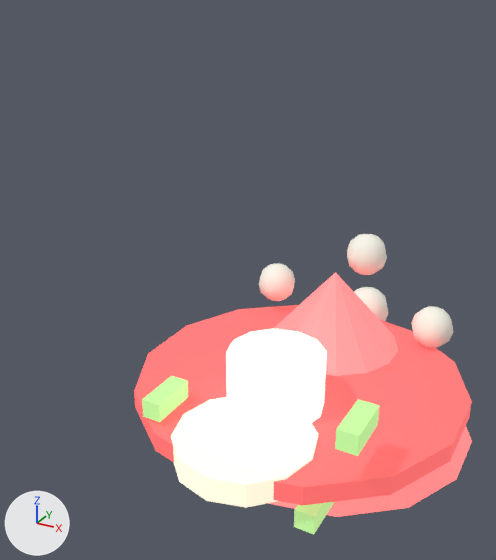
Before and after pictures for a commit that changed the glTF model assets/procedural/pretty/mushroom_red.glb.
Both versions are drawn from a 50 mm camera at (0.525, -0.921, 0.818) aimed at (-0.082, 0.182, 0.266). Arrows for +X, +Y and +Z are at lower left; the lights stay in place. The first picture is the older version. Where no turn or scale is listed for an object, it has been applied to the vertices.

Objects in the first picture: 'cap', 'cap_ring', 'dot_0.3', 'dot_1.4', 'dot_2.7', 'dot_top', 'grass', 'grass.001', 'grass.002', 'stem', 'stem_base'.
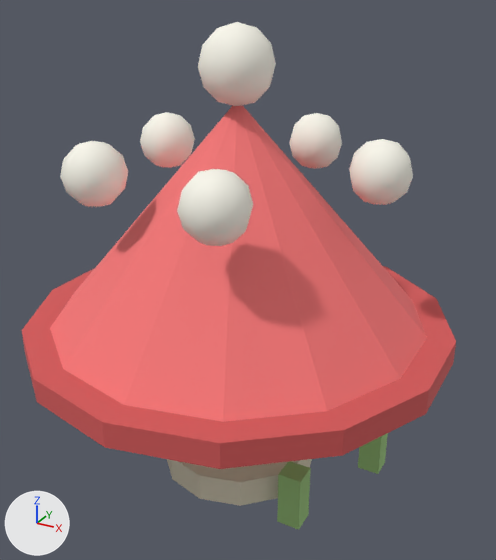
Location of each change, (x1, y1, x2, y2) in pixels of the pictures (496 x 560 px):
'cap', recoloured, surface changed, moved: before (268, 272, 472, 517); after (50, 105, 427, 422)
'cap_ring', recoloured, surface changed, moved: before (134, 305, 472, 506); after (22, 266, 456, 469)
'stem_base', recoloured, surface changed, moved: before (171, 397, 318, 508); after (167, 459, 312, 506)
'stem', surface changed: (226, 329, 327, 431) in both
'dot_top', moved: before (354, 287, 388, 321); after (198, 22, 276, 106)
'dot_0.3', moved: before (411, 306, 453, 348); after (349, 139, 413, 205)
'dot_5.1', moved (not visible before): after (177, 169, 253, 246)
'dot_1.4', moved: before (347, 234, 387, 275); after (289, 113, 342, 168)
'dot_3.9', moved (not visible before): after (60, 141, 128, 207)
'dot_2.7', moved: before (259, 263, 295, 301); after (140, 112, 195, 168)
'grass.002', recoloured, surface changed: (335, 399, 388, 474) in both
'grass.001', recoloured, surface changed, moved, rescaled: before (294, 502, 334, 535); after (277, 461, 311, 530)
'grass', recoloured, surface changed: (142, 375, 188, 422) in both

What changed in the scene script:
```text
Change mat_mush_r_cap:
    remove mat_mush_r_cap.emission_color = (0.92, 0.18, 0.18)  # red #f67676
    remove mat_mush_r_cap.emission_strength = 1.0
Change mat_mush_r_cap_dark:
    remove mat_mush_r_cap_dark.emission_color = (0.65, 0.1, 0.1)  # red #d35959
    remove mat_mush_r_cap_dark.emission_strength = 1.0
Change mat_mush_r_stem:
    remove mat_mush_r_stem.emission_strength = 1.0
Change mat_mush_r_stem_dark:
    remove mat_mush_r_stem_dark.emission_color = (0.7, 0.65, 0.5)  # pale yellow #dad3bc
    remove mat_mush_r_stem_dark.emission_strength = 1.0
Change mat_mush_grass:
    remove mat_mush_grass.emission_color = (0.32, 0.55, 0.2)  # green #99c47c
    remove mat_mush_grass.emission_strength = 1.0
Change ob_cap:
    ob_cap.location: (0.0, 0.45, 0.0) -> (0.0, 0.0, 0.45)
Change ob_cap_ring:
    ob_cap_ring.location: (0.0, 0.27, 0.0) -> (0.0, 0.0, 0.27)
Change ob_stem_base:
    ob_stem_base.location: (0.0, 0.02, 0.0) -> (0.0, 0.0, 0.02)
Change ob_dot_0_3:
    ob_dot_0_3.location: (0.21, 0.55, 0.065) -> (0.21, 0.065, 0.55)
Change ob_dot_1_4:
    ob_dot_1_4.location: (0.037, 0.55, 0.217) -> (0.037, 0.217, 0.55)
Change ob_dot_2_7:
    ob_dot_2_7.location: (-0.199, 0.55, 0.094) -> (-0.199, 0.094, 0.55)
Change ob_dot_3_9:
    ob_dot_3_9.location: (-0.16, 0.55, -0.151) -> (-0.16, -0.151, 0.55)
Change ob_dot_5_1:
    ob_dot_5_1.location: (0.083, 0.55, -0.204) -> (0.083, -0.204, 0.55)
Change ob_dot_top:
    ob_dot_top.location: (0.0, 0.7, 0.0) -> (0.0, 0.0, 0.7)
Change ob_grass_001:
    ob_grass_001.location: (0.15, 0.02, -0.08) -> (0.15, -0.08, 0.02)
    ob_grass_001.scale: (0.04, 0.1, 0.04) -> (0.04, 0.04, 0.1)
```
